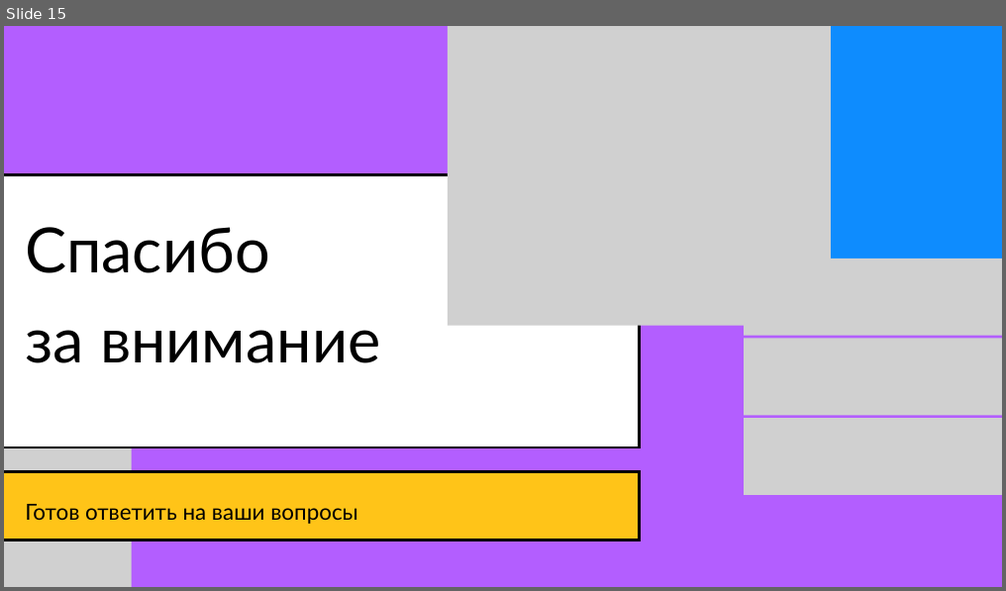
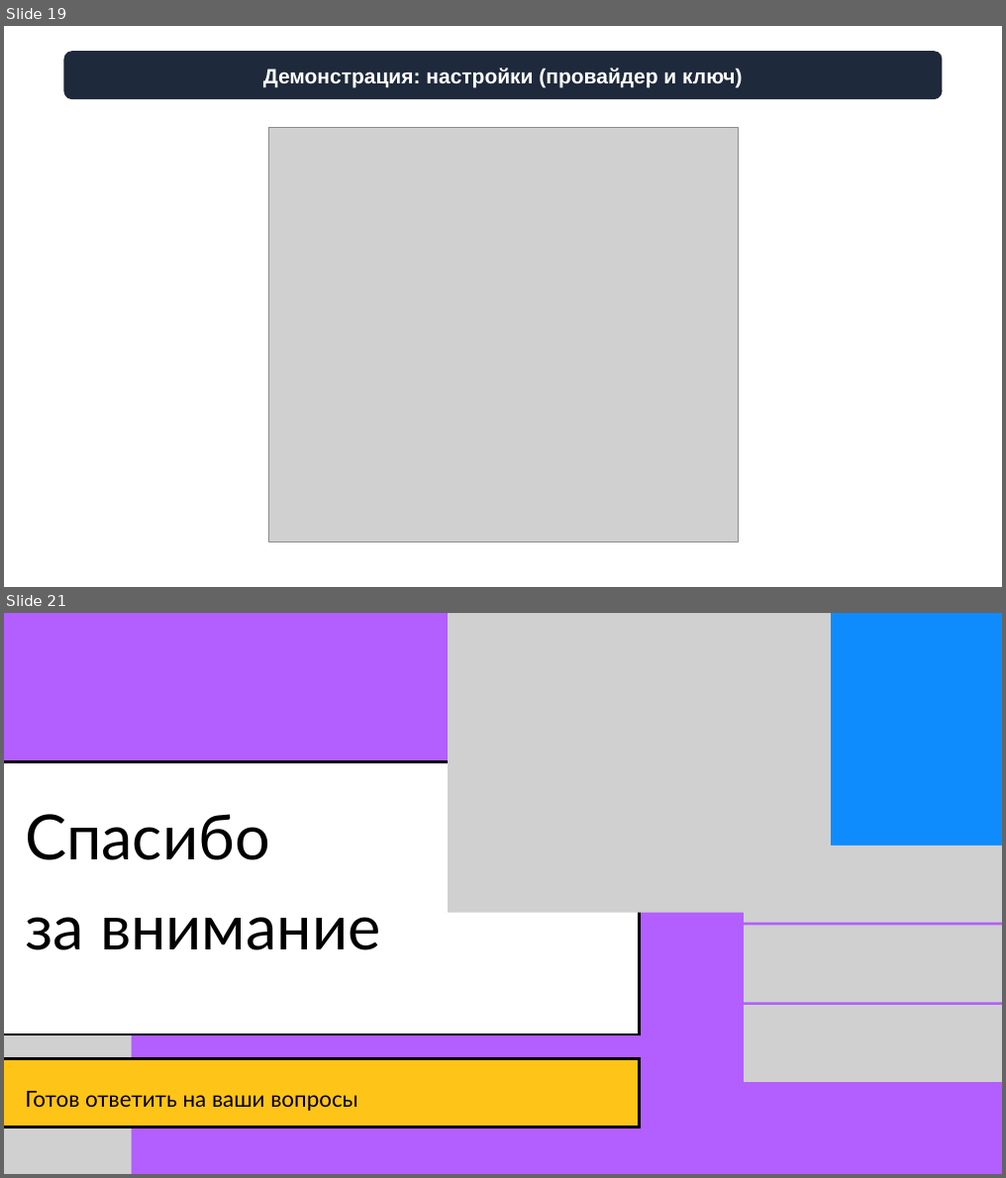
Before and after one commit to safosaffers/RussianRhymeAnalyzer, a slide deck: docs/presentation/Rhymer_presentation_final.pptx. Shown one above the other, each under a label of ours: slide 15 before the commit, slides 19 and 21 after it; the slides between them are not shown. The pictures are 1006x591 and 1006x1178 pixels, drawn with LibreOffice and Linux fonts; fonts in the diff are those of the drawing; grey boxes stand for pictures. Boxes give left, top, right and bottom in pixels: in the first picture for what was removed or moved away, otherwise in the second. Text is boxed around its words. In the diff, an @@ line names an element or a change of style, - is before the commit and + after.

```diff
--- a/docs/presentation/Rhymer_presentation_final.pptx
+++ b/docs/presentation/Rhymer_presentation_final.pptx
@@ slide 19 added at <box>4,26,1002,587</box>, background #FFFFFF @@
@@ rounded rectangle added at <box>63,51,943,99</box>, fill #1E293B, 30 pt, text #FFFFFF, bold @@
+Демонстрация: настройки (провайдер и ключ)
@@ picture added at <box>268,127,738,543</box> @@
@@ what was slide 15 is now slide 21 @@
```
Also in this commit, not shown: 8 slides changed, 6 other slides added, 1 slide removed, 17 other files.
